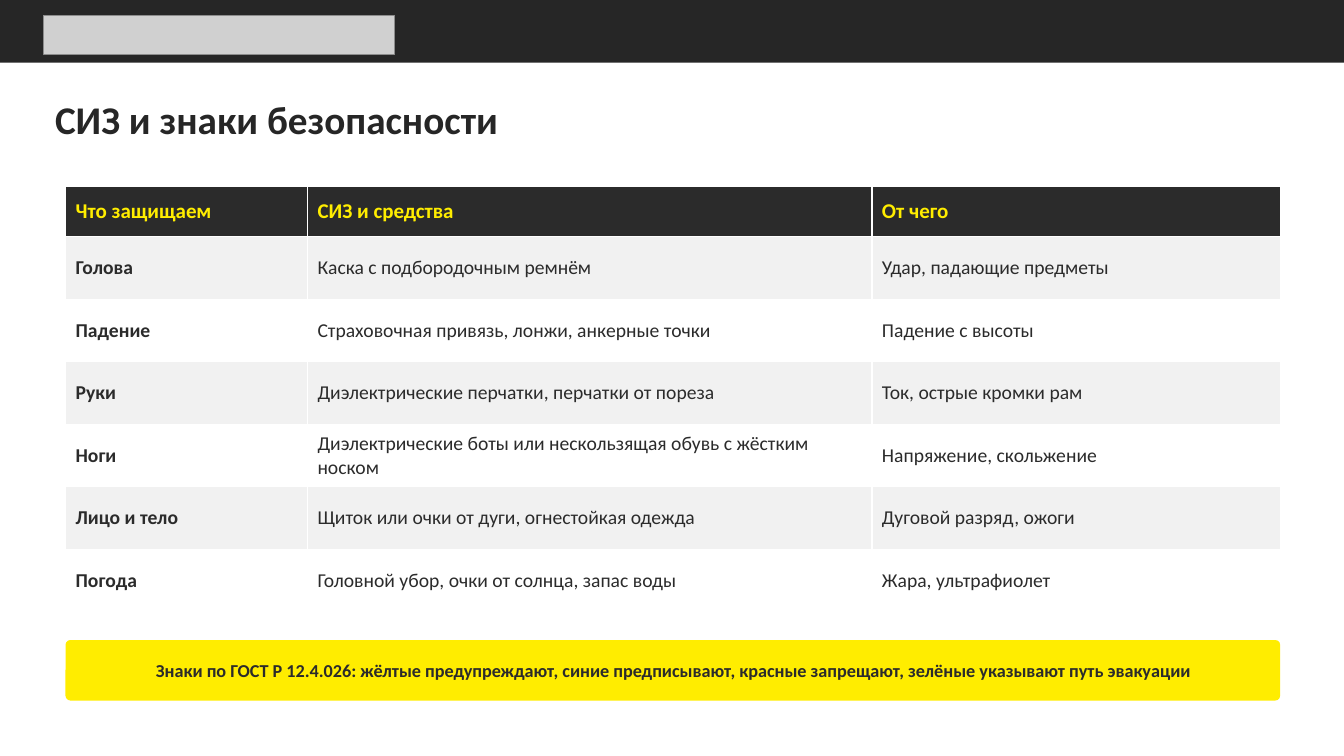
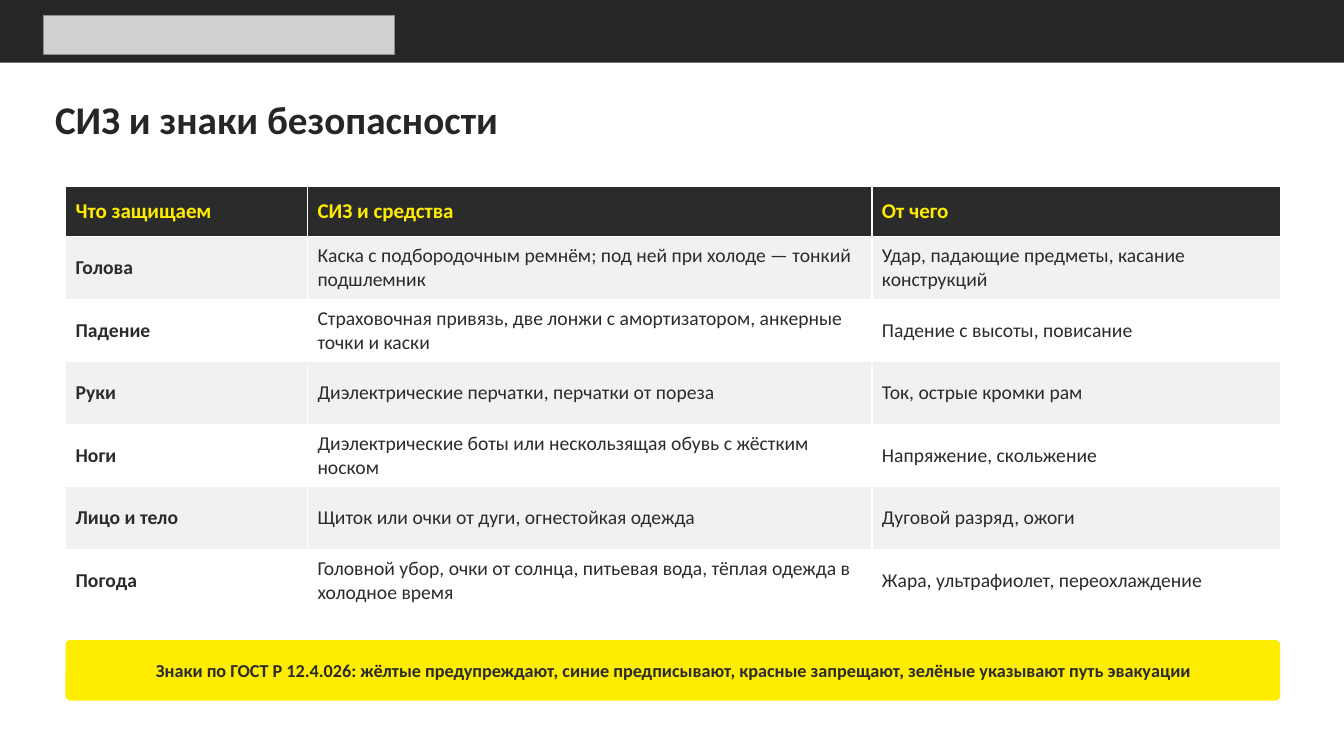
Before and after one commit to Goga288/the-rig, a slide deck: slide 10 of out/Безопасность_альтернативной_энергетики.pptx (slide 8 before the commit). Drawn at 1344x756 pixels with LibreOffice and Linux fonts; fonts in the diff are those of the drawing; grey boxes stand for pictures. Boxes give left, top, right and bottom in pixels: in the first picture for what was removed or moved away, otherwise in the second. Text is boxed around its words. In the diff, an @@ line names an element or a change of style, - is before the commit and + after.

```diff
--- a/out/Безопасность_альтернативной_энергетики.pptx
+++ b/out/Безопасность_альтернативной_энергетики.pptx
@@ table at (66,187,1280,612) @@
-row 2, column 2: Каска с подбородочным ремнём
+row 2, column 2: Каска с подбородочным ремнём; под ней при холоде — тонкий подшлемник
-row 2, column 3: Удар, падающие предметы
+row 2, column 3: Удар, падающие предметы, касание конструкций
-row 3, column 2: Страховочная привязь, лонжи, анкерные точки
+row 3, column 2: Страховочная привязь, две лонжи с амортизатором, анкерные точки и каски
-row 3, column 3: Падение с высоты
+row 3, column 3: Падение с высоты, повисание
-row 7, column 2: Головной убор, очки от солнца, запас воды
+row 7, column 2: Головной убор, очки от солнца, питьевая вода, тёплая одежда в холодное время
-row 7, column 3: Жара, ультрафиолет
+row 7, column 3: Жара, ультрафиолет, переохлаждение
```
Also in this commit, not shown: 10 other slides changed, 3 slides added, 1 other file.
